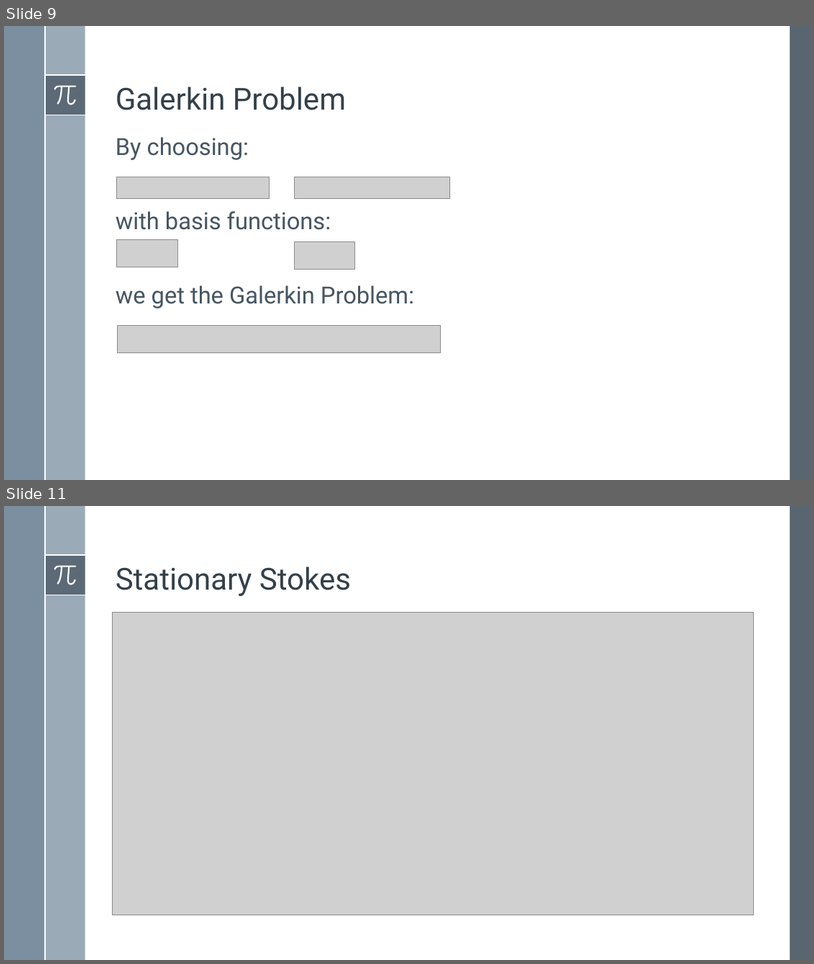
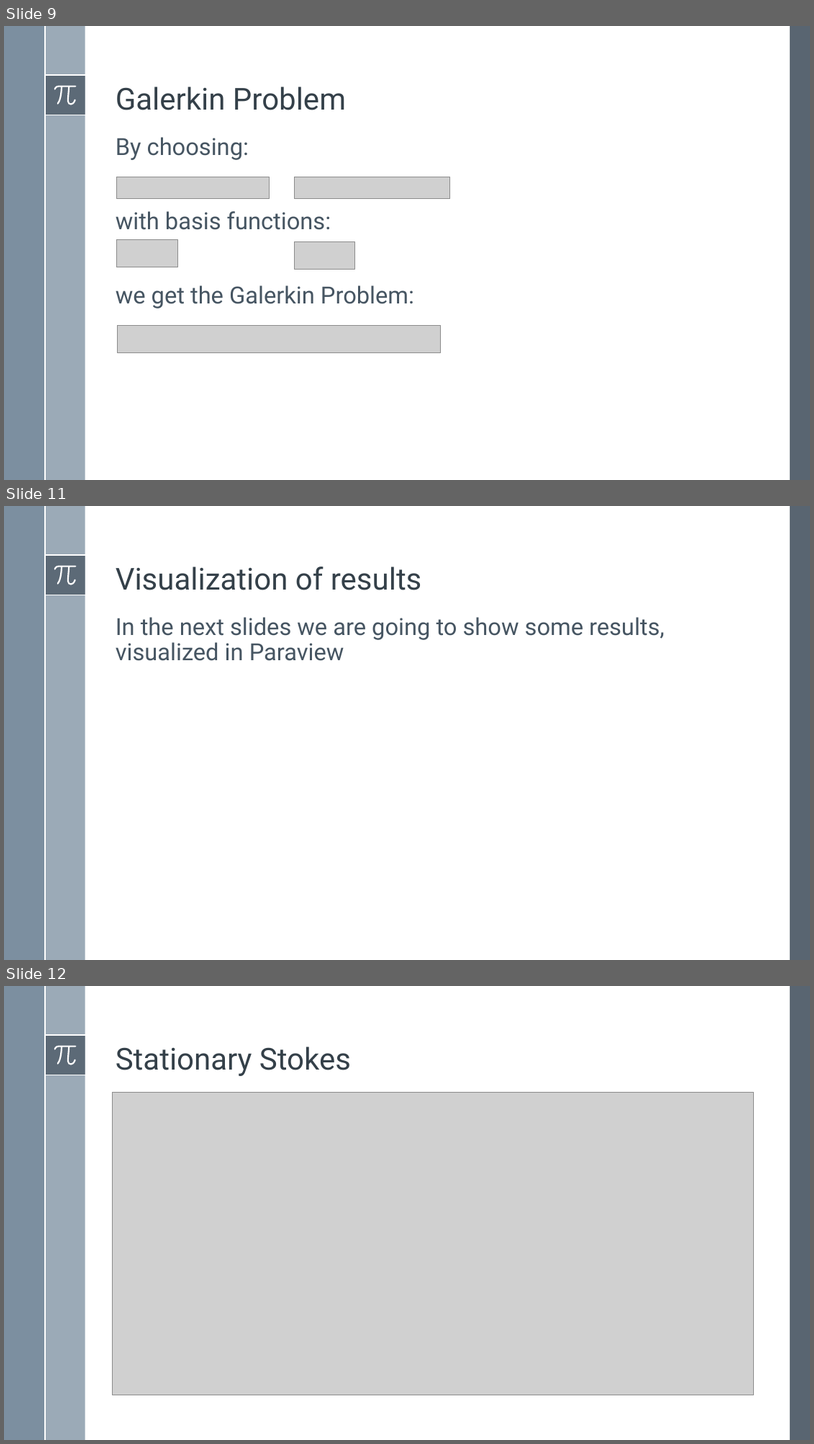
Before and after one commit to simone-fdr/navier-stokes, a slide deck: Presentatione_NMPDE_Navier_Stokes_temp.pptx. Shown one above the other, each under a label of ours: slides 9 and 11 before the commit, slides 9, 11 and 12 after it; the slides between them are not shown. The pictures are 814x964 and 814x1444 pixels, drawn with LibreOffice and Linux fonts; fonts in the diff are those of the drawing; grey boxes stand for pictures. Boxes give left, top, right and bottom in pixels: in the first picture for what was removed or moved away, otherwise in the second. Text is boxed around its words. In the diff, an @@ line names an element or a change of style, - is before the commit and + after.

```diff
--- a/Presentatione_NMPDE_Navier_Stokes_temp.pptx
+++ b/Presentatione_NMPDE_Navier_Stokes_temp.pptx
@@ slide 11 added at [4,506,810,960], background #FFFFFF; not listed: 8 template elements that a slide beside it also shows @@
@@ title added at [116,566,422,590], 36 pt, text #35404A @@
+Visualization of results
@@ text added at [116,617,665,661], 28 pt, text #465562 @@
+In the next slides we are going to show some results, visualized in Paraview
@@ what was slide 11 is now slide 12 @@
```
Also in this commit, not shown: 5 slides changed, 1 other slide added, 1 slide removed.
